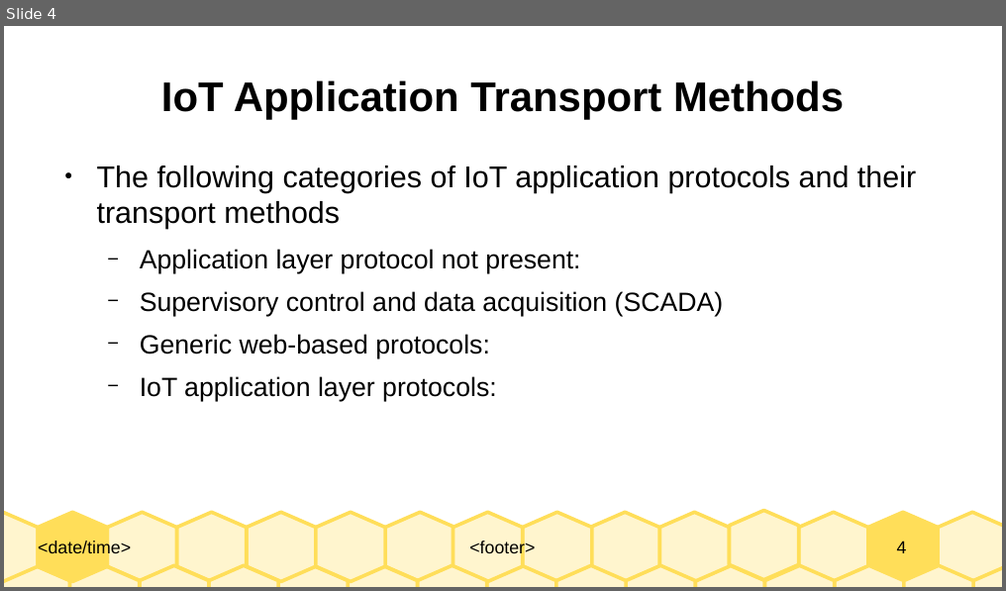
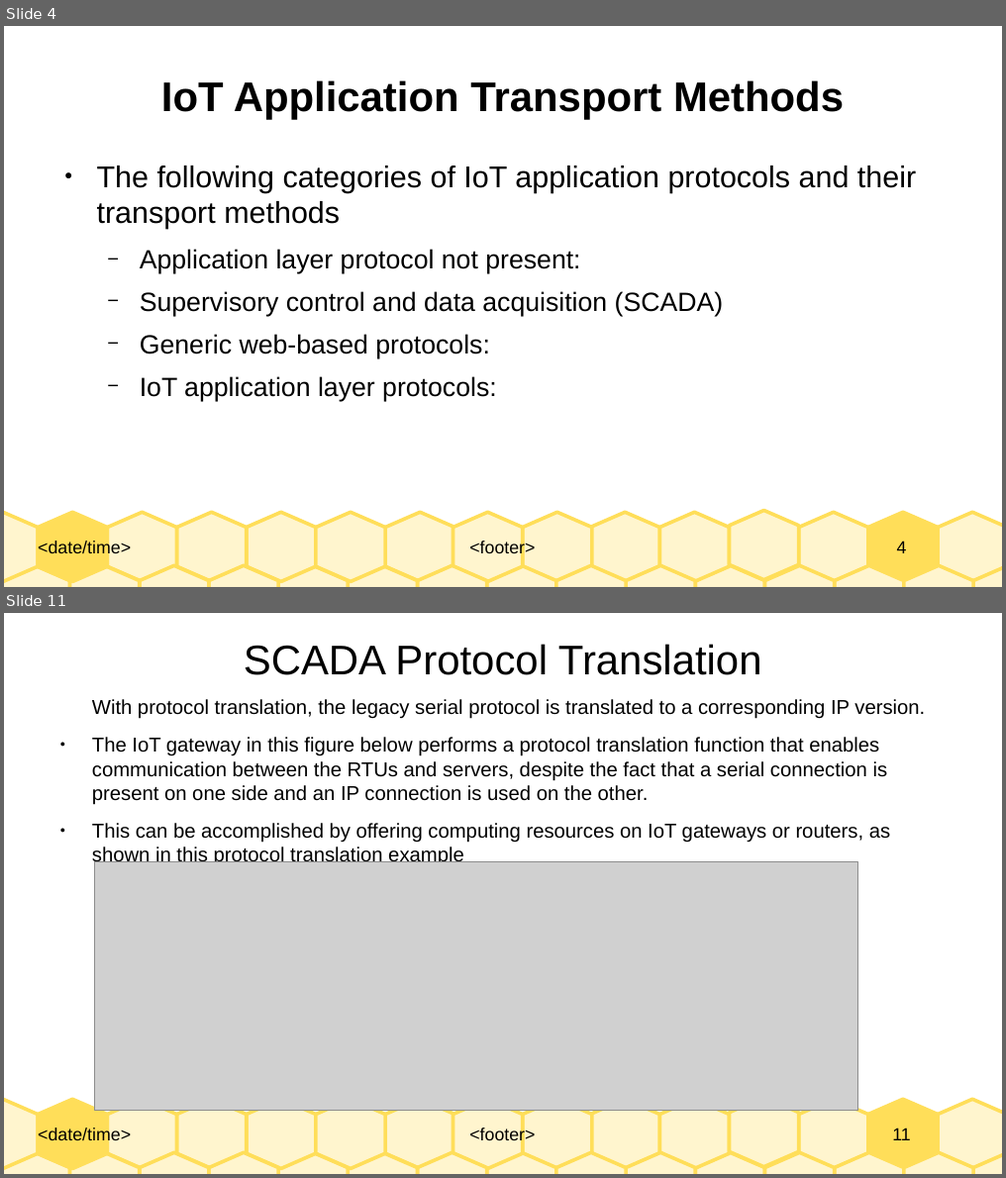
Before and after one commit to Dihfahsih1/Masters-Software-Engineering, a slide deck: yr-sem1/IoT/chapter-6-slides.odp. Shown one above the other, each under a label of ours: slide 4 before the commit, slides 4 and 11 after it; the slides between them are not shown. The pictures are 1006x591 and 1006x1178 pixels, drawn with LibreOffice and Linux fonts; fonts in the diff are those of the drawing; grey boxes stand for pictures. Boxes give left, top, right and bottom in pixels: in the first picture for what was removed or moved away, otherwise in the second. Text is boxed around its words. In the diff, an @@ line names an element or a change of style, - is before the commit and + after.

```diff
--- a/yr-sem1/IoT/chapter-6-slides.odp
+++ b/yr-sem1/IoT/chapter-6-slides.odp
@@ slide 11 added at bbox=[4, 613, 1002, 1174], background #FFFFFF; not listed: 33 template elements that a slide beside it also shows @@
@@ title added at bbox=[244, 644, 762, 675], 33 pt, text #000000 @@
+SCADA Protocol Translation
@@ text added at bbox=[92, 699, 925, 866], 16 pt, text #000000 @@
+With protocol translation, the legacy serial protocol is translated to a corresponding IP version.
+● The IoT gateway in this figure below performs a protocol translation function that enables communication between the RTUs and servers, despite the fact that a serial connection is present on one side and an IP connection is used on the other.
+● This can be accomplished by offering computing resources on IoT gateways or routers, as shown in this protocol translation example
@@ picture added at bbox=[94, 862, 858, 1111] @@
```
Also in this commit, not shown: 2 slides changed, 4 other slides added, 1 slide removed, 2 other files.
